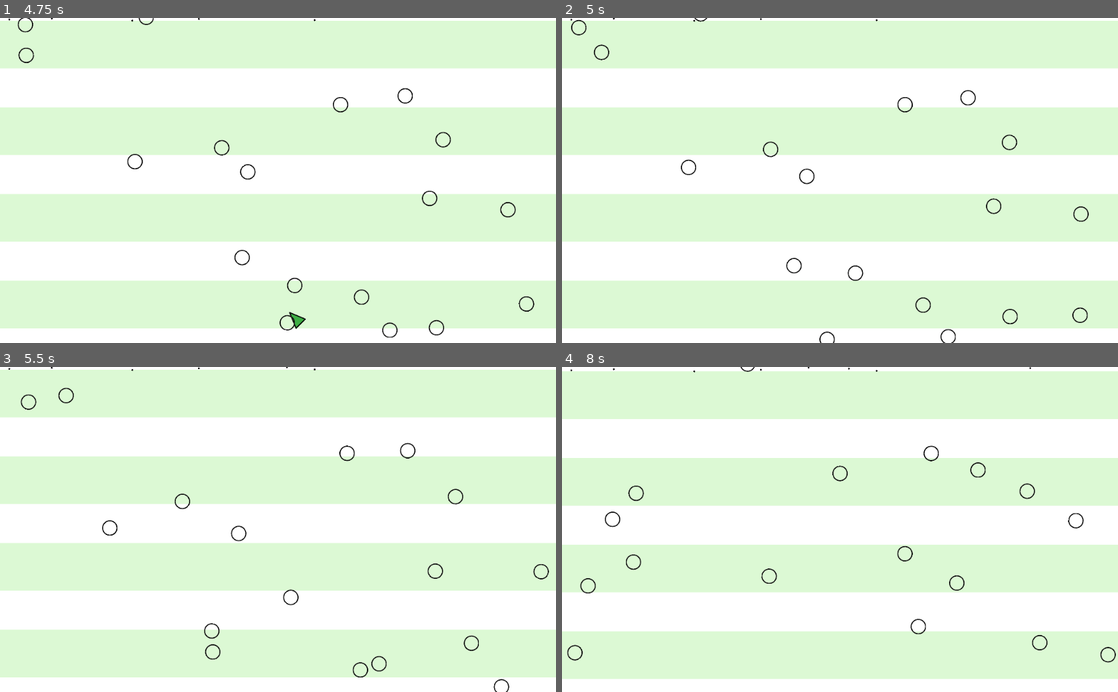
Above: before the commit, frames 1-4 (two rows, left to right).
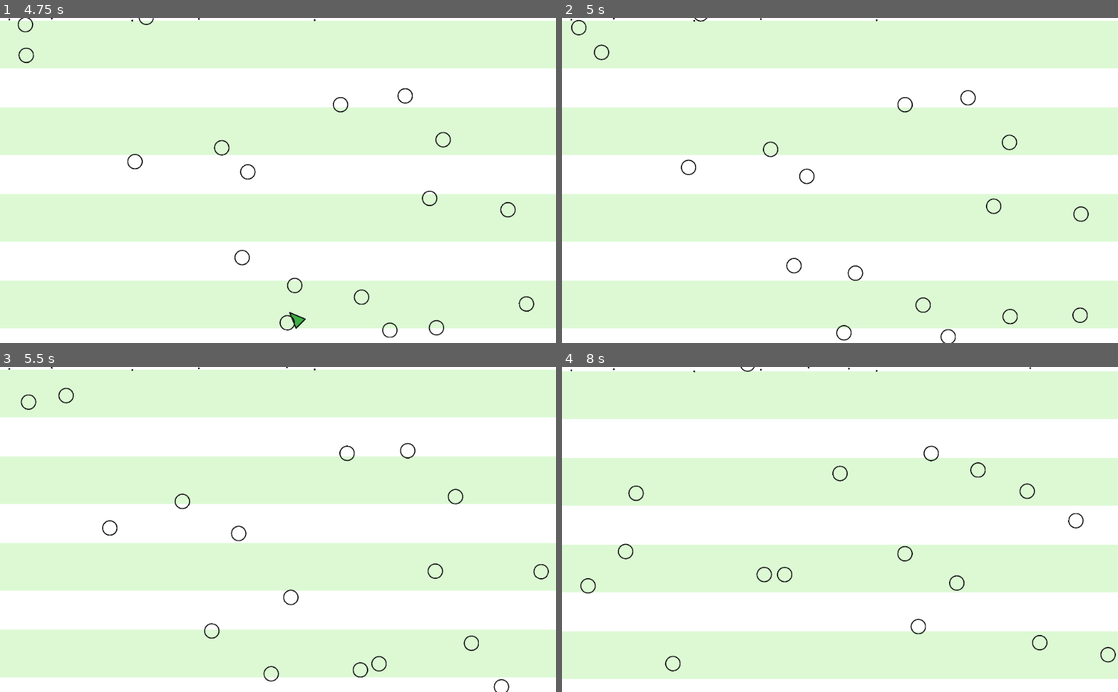
Above: after the commit, the same moments.

Repository: danieljohnson2/Shooty
Game: Godot game, scene res://Game.tscn
Same seed, same stepped clock (60 frames per second), same inputs: the game is played once before the commit and once after it.
Inputs (mouse positions are in pixels of both pictures, inside the frame that each line leads up to):
- Up to frame 1 (4.75 s): move the mouse to (400, 164) at 0.52 s; move the mouse to (166, 196) at 1.27 s; move the mouse to (333, 109) at 2.02 s; move the mouse to (250, 245) at 2.77 s; move the mouse to (444, 229) at 3.52 s; move the mouse to (111, 131) at 4.27 s
- Up to frame 2 (5 s): no input
- Up to frame 3 (5.5 s): move the mouse to (305, 529) at 5.02 s
- Up to frame 4 (8 s): move the mouse to (756, 448) at 5.77 s; move the mouse to (962, 513) at 6.52 s; move the mouse to (728, 545) at 7.27 s

Frame 1 is identical in both runs. In frame 2, less than 0.1% of the frame differs, in the area x 46-53%, y 94-100%; in frame 3, less than 0.1%; in frame 4, 0.3%, in the area x 0-42%, y 44-94%.

Commit message:
Awkward! Make the player an Area2D so it has no physics interactions; but we use a different method to detect area-to-area collisions

Diff:
--- a/Game.tscn
+++ b/Game.tscn
@@ -26,14 +26,11 @@
 region_filter_clip = true
 script = ExtResource( 3 )
 
-[node name="Player" type="RigidBody2D" parent="." groups=[
+[node name="Player" type="Area2D" parent="." groups=[
+"Destroyable",
 "Player",
-"Destroyable",
 ]]
 position = Vector2( 467, 554 )
-mode = 3
-contacts_reported = 1
-contact_monitor = true
 script = ExtResource( 4 )
 
 [node name="Sprite" type="Sprite" parent="Player"]
--- a/Hole.gd
+++ b/Hole.gd
@@ -12,9 +12,10 @@
 	rotation = (1 - expansion) * PI/2
 
 func _on_Hole_body_entered(body):
-	if body.is_in_group("Player"):
-		body.queue_free()
-
 	if body.is_in_group("Enemy"):
 		body.queue_free()
 		$"../Background".speed += 1
+
+func _on_Hole_area_entered(area):
+	if area.is_in_group("Player"):
+		area.queue_free()
--- a/Hole.tscn
+++ b/Hole.tscn
@@ -14,4 +14,5 @@
 
 [node name="CollisionPolygon2D" type="CollisionPolygon2D" parent="."]
 polygon = PoolVector2Array( -59.889, -25.5769, -22.9751, -11.8831, -23.5593, -60.7438, -4.43003, -21.1751, 38.1169, -30 …(207 unchanged characters)…
+[connection signal="area_entered" from="." to="." method="_on_Hole_area_entered"]
 [connection signal="body_entered" from="." to="." method="_on_Hole_body_entered"]
--- a/Player.gd
+++ b/Player.gd
@@ -1,4 +1,4 @@
-extends RigidBody2D
+extends Area2D
 
 export var speed = 200
 
